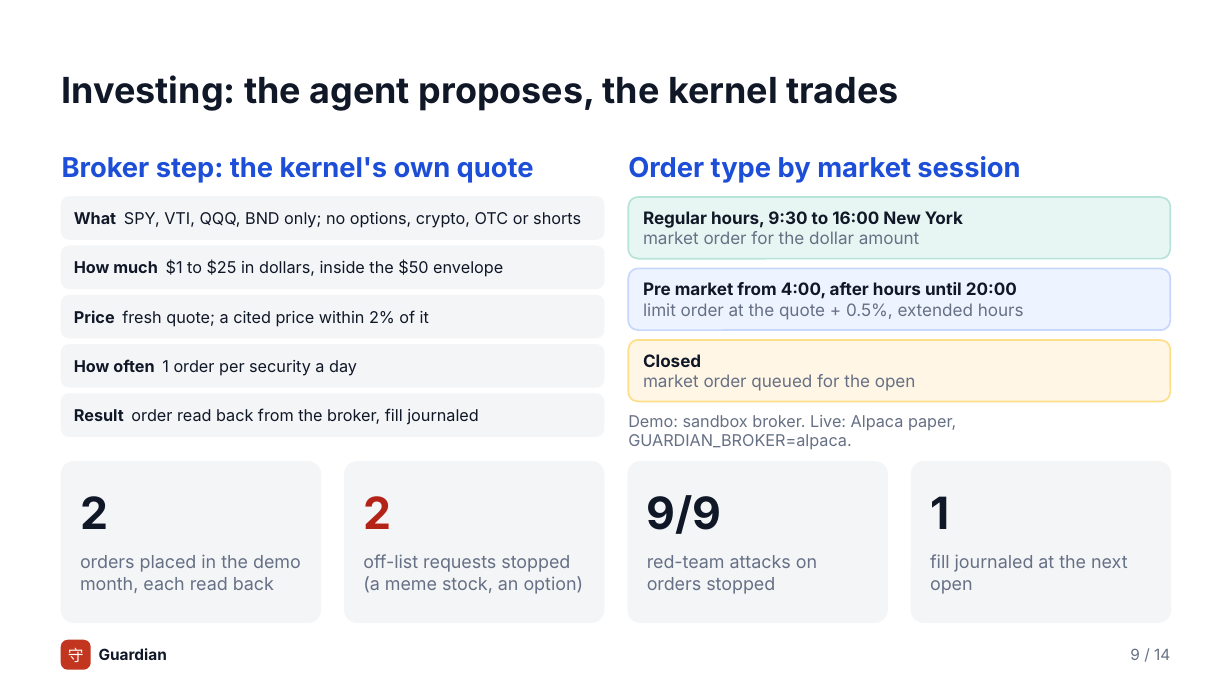
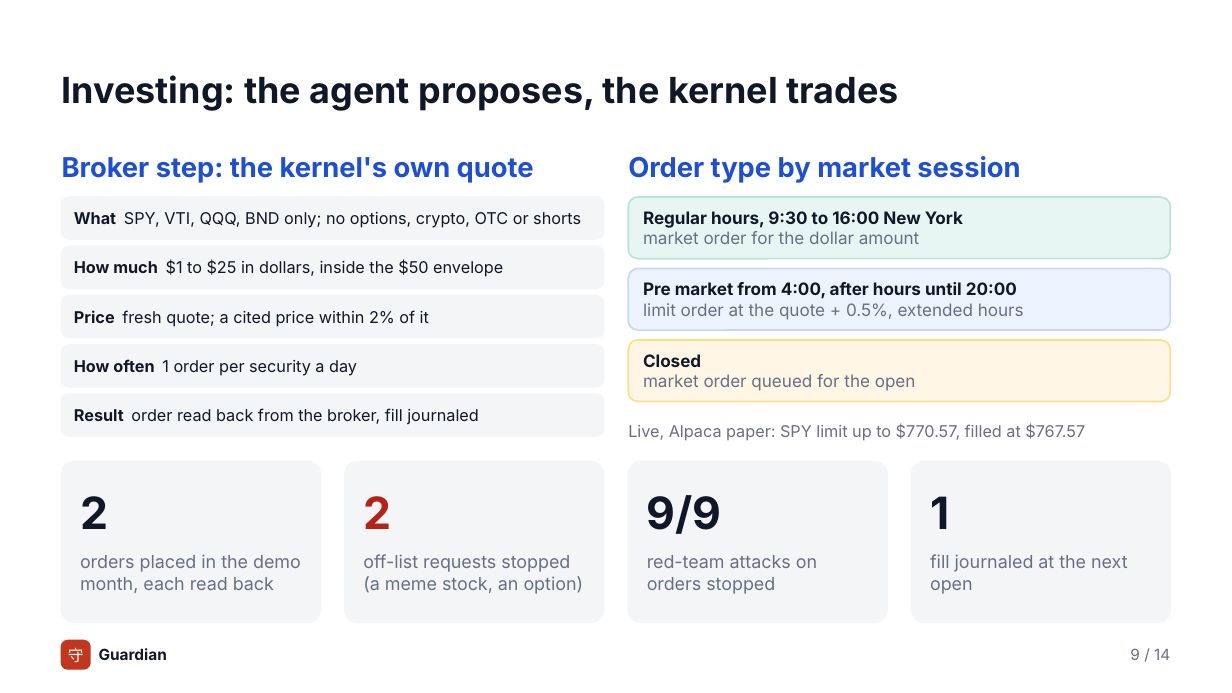
Before and after one commit to yourfavoriteself/ShenzhenFinTechathonTopicA, a slide deck: slide 9 of docs/presentation.pptx. Drawn at 1232x693 pixels with LibreOffice and Linux fonts; fonts in the diff are those of the drawing. Boxes give left, top, right and bottom in pixels: in the first picture for what was removed or moved away, otherwise in the second. Text is boxed around its words. In the diff, an @@ line names an element or a change of style, - is before the commit and + after.

```diff
--- a/docs/presentation.pptx
+++ b/docs/presentation.pptx
@@ text at <box>628,423,1085,441</box>: text changed @@
-Demo: sandbox broker. Live: Alpaca paper, GUARDIAN_BROKER=alpaca.
+Live, Alpaca paper: SPY limit up to $770.57, filled at $767.57
```
Also in this commit, not shown: 8 other files.
